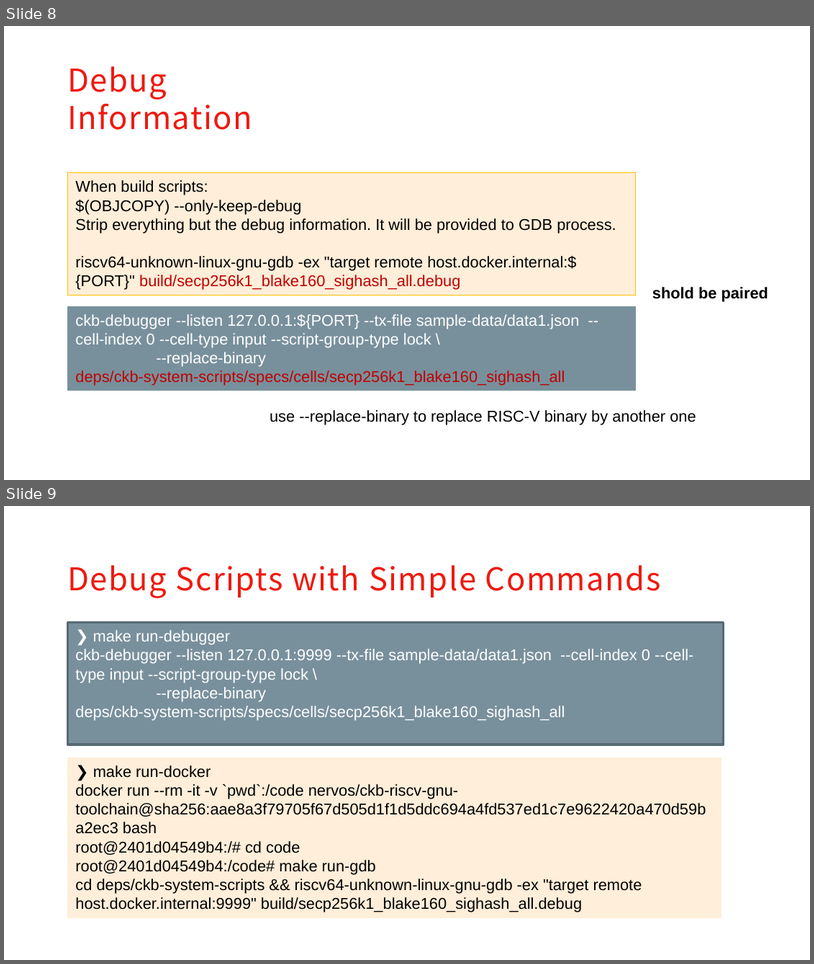
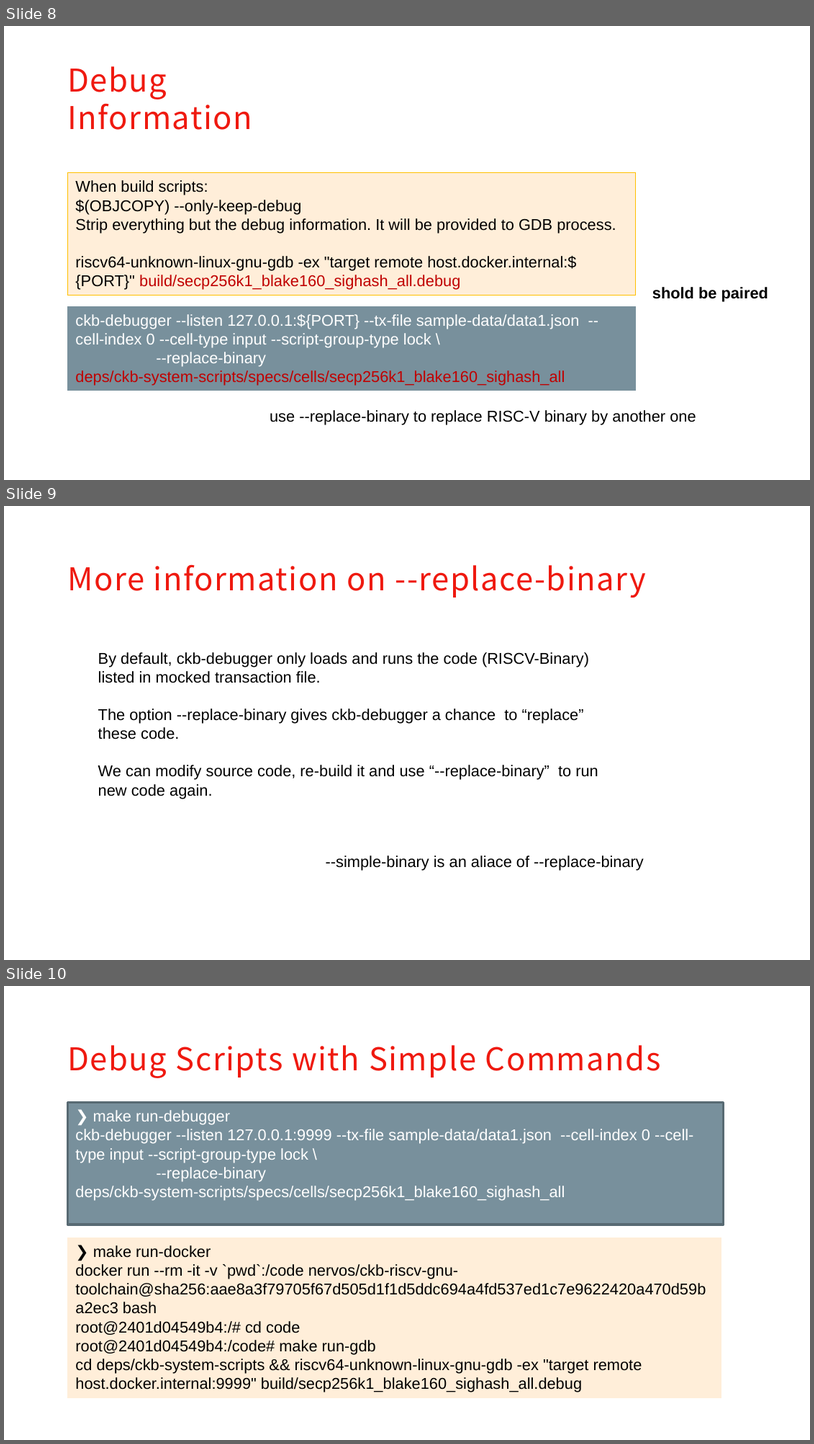
Before and after one commit to XuJiandong/ckb-debugger-playground, a slide deck: slides/presentation.pptx. Shown one above the other, each under a label of ours: slides 8 and 9 before the commit, slides 8, 9 and 10 after it. The pictures are 814x964 and 814x1444 pixels, drawn with LibreOffice and Linux fonts; fonts in the diff are those of the drawing; background and template pictures are left out. Boxes give left, top, right and bottom in pixels: in the first picture for what was removed or moved away, otherwise in the second. Text is boxed around its words. In the diff, an @@ line names an element or a change of style, - is before the commit and + after.

```diff
--- a/slides/presentation.pptx
+++ b/slides/presentation.pptx
@@ slide 9 added at box(4, 506, 810, 960), background #FFFFFF @@
@@ text added at box(67, 564, 647, 597), 28 pt, text #EF190F @@
+More information on --replace-binary
@@ text added at box(98, 652, 599, 798), 14 pt, text #000000 @@
+By default, ckb-debugger only loads and runs the code (RISCV-Binary) listed in mocked transaction file.
+The option --replace-binary gives ckb-debugger a chance to “replace” these code.
+We can modify source code, re-build it and use “--replace-binary” to run new code again.
@@ text added at box(326, 855, 644, 870), 14 pt, text #000000 @@
+--simple-binary is an aliace of --replace-binary
@@ what was slide 9 is now slide 10 @@
```
Also in this commit, not shown: 1 slide changed.
